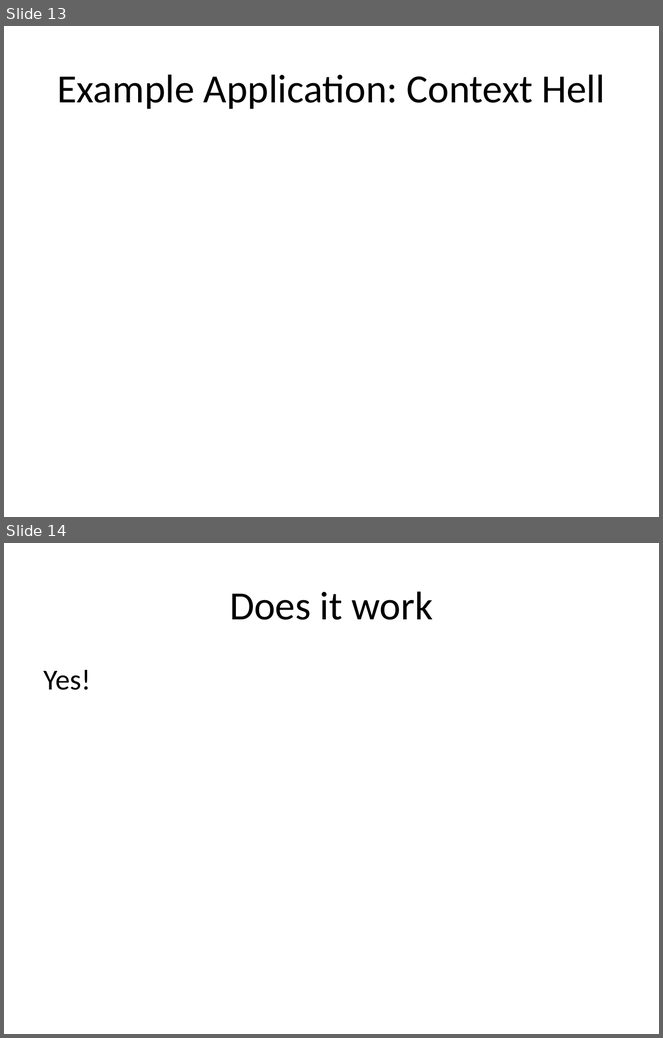
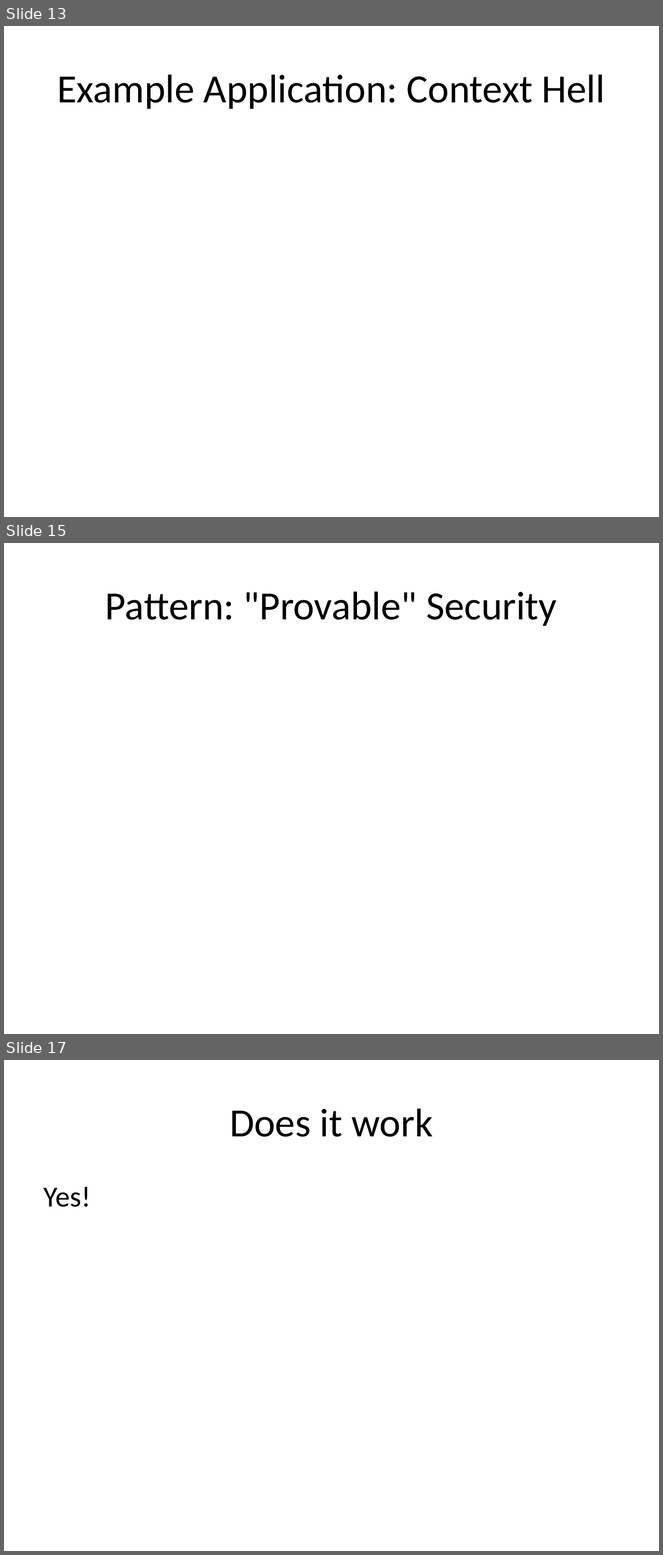
Before and after one commit to danielsomerfield/dev-nexus-presentation, a slide deck: deck/Dev Nexus Presentation.pptx. Shown one above the other, each under a label of ours: slides 13 and 14 before the commit, slides 13, 15 and 17 after it; the slides between them are not shown. The pictures are 663x1038 and 663x1555 pixels, drawn with LibreOffice and Linux fonts; fonts in the diff are those of the drawing. Boxes give left, top, right and bottom in pixels: in the first picture for what was removed or moved away, otherwise in the second. Text is boxed around its words. In the diff, an @@ line names an element or a change of style, - is before the commit and + after.

```diff
--- a/deck/Dev Nexus Presentation.pptx
+++ b/deck/Dev Nexus Presentation.pptx
@@ slide 15 added at [4,543,659,1034], background #FFFFFF @@
@@ title added at [105,591,557,626], 44 pt, text #000000 @@
+Pattern: "Provable" Security
@@ what was slide 14 is now slide 17 @@
```
Also in this commit, not shown: 2 other slides added, 15 other files.
